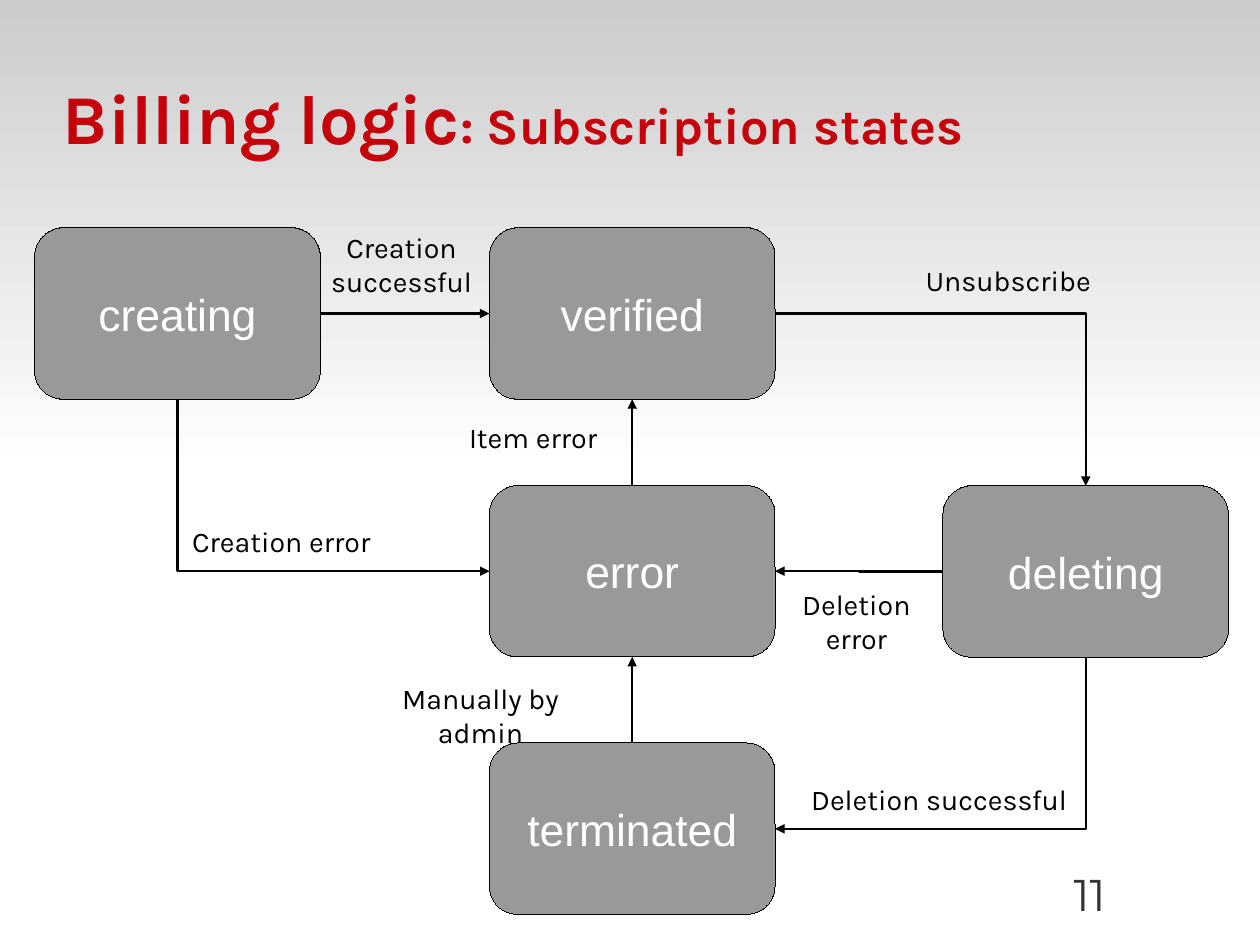
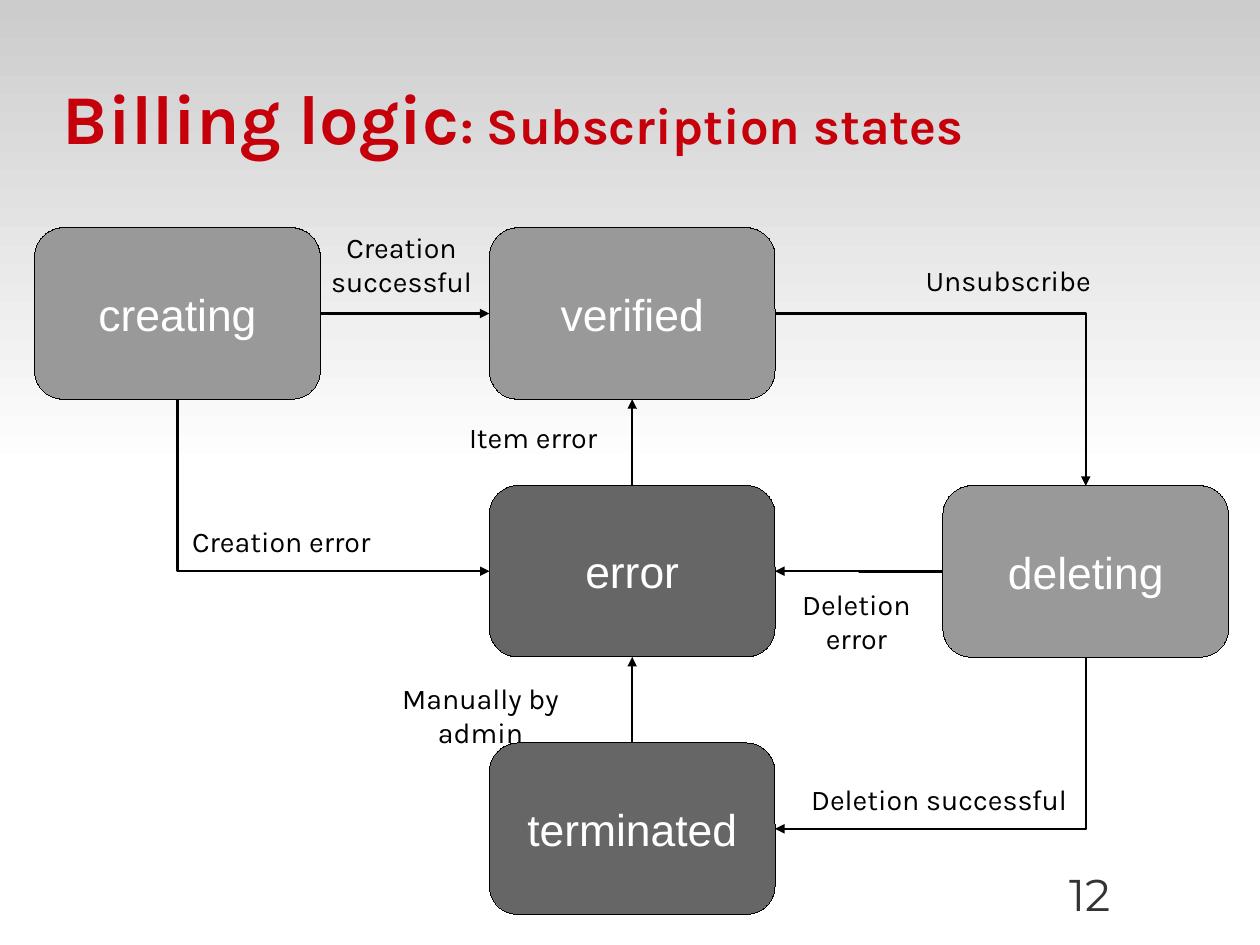
Before and after one commit to zyluo/talk-OSDS-2012, a slide deck: slide 12 of OSDS-2012-SF-dough-LZY.odp (slide 11 before the commit). Drawn at 1260x945 pixels with LibreOffice and Linux fonts; fonts in the diff are those of the drawing; background and template pictures are left out. Boxes give left, top, right and bottom in pixels: in the first picture for what was removed or moved away, otherwise in the second. Text is boxed around its words. In the diff, an @@ line names an element or a change of style, - is before the commit and + after.

```diff
--- a/OSDS-2012-SF-dough-LZY.odp
+++ b/OSDS-2012-SF-dough-LZY.odp
@@ rounded rectangle "error" at box(489, 486, 775, 657): fill #999999 to #666666 @@
@@ rounded rectangle "terminated" at box(489, 743, 775, 915): fill #999999 to #666666 @@
@@ page number at box(1069, 879, 1110, 911): text changed @@
-11
+12
```
Also in this commit, not shown: 9 other slides changed, 1 slide added.
